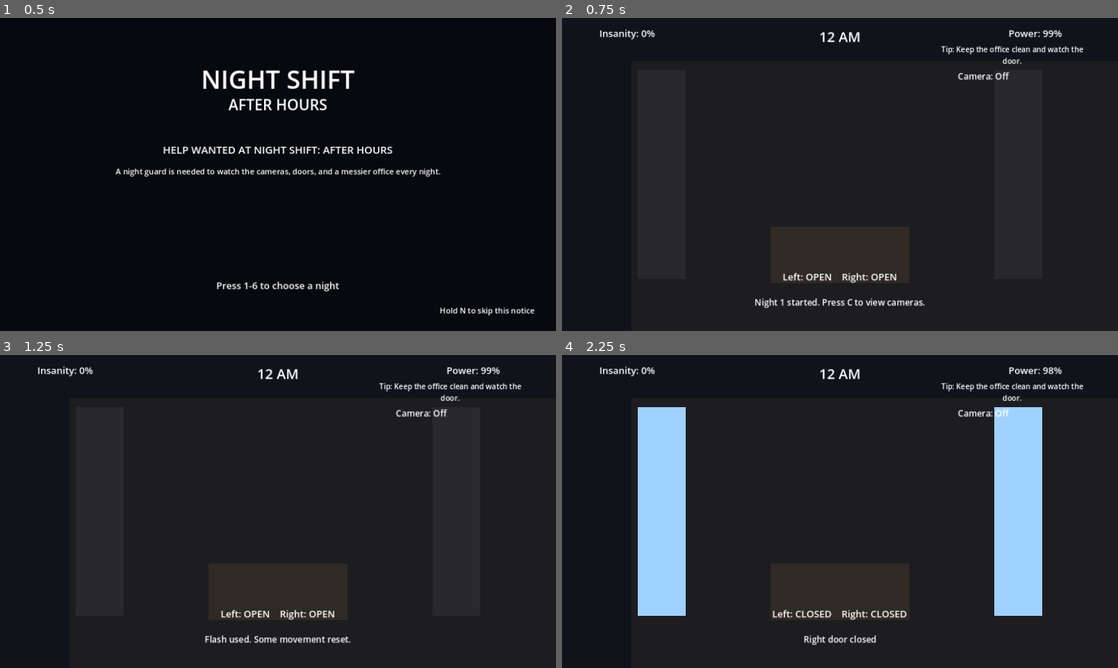
Above: before the commit, frames 1-4 (two rows, left to right).
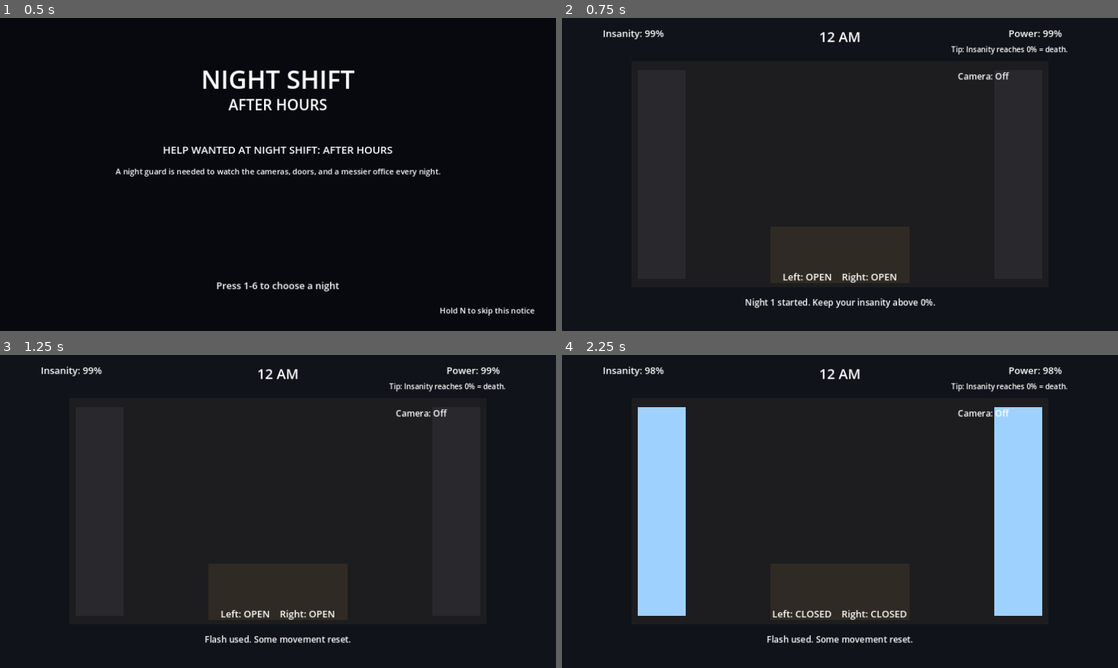
Above: after the commit, the same moments.

Repository: fusoin/Five-night-
Game: Godot game, scene res://scenes/Main.tscn
Same seed, same stepped clock (60 frames per second), same inputs: the game is played once before the commit and once after it.
Inputs:
- Up to frame 1 (0.5 s): no input
- Up to frame 2 (0.75 s): tap Enter at 0.5 s; hold D from 0.53 s (still down); tap 1 at 0.6 s
- Up to frame 3 (1.25 s): keep holding D; tap Space at 0.77, 1.07 s; tap 6 at 0.8 s
- Up to frame 4 (2.25 s): tap Space at 1.25, 1.52, 1.82 s; release D at 1.28 s; hold A 1.28-2.03 s; tap 6 at 1.35 s; tap 0 at 1.55, 2.1 s; tap Enter at 2 s; hold D from 2.03 s (still down)

Frame 1 is identical in both runs. In frame 2, 1.1% of the frame differs, in the area x 6-94%, y 3-93%; in frame 3, 0.6%; in frame 4, 0.9%.

Commit message:
Require six-night completion for payment and make insanity reaching zero a death condition.

Diff:
--- a/scripts/Main.gd
+++ b/scripts/Main.gd
@@ -15,7 +15,8 @@
 var night := 1
 var elapsed := 0.0
 var power := 100.0
-var insanity := 0.0
+# Insanity is a survivability resource: the player starts at 100% and dies at 0%.
+var insanity := 100.0
 var camera_up := false
 var camera_index := 0
 var left_door := false
@@ -49,7 +50,6 @@
 	for child in get_children():
 		child.queue_free()
 	ui.clear()
-
 	var bg := ColorRect.new(); bg.color = Color("08090f"); bg.set_anchors_preset(Control.PRESET_FULL_RECT); add_child(bg)
 	_create_label(self, "NIGHT SHIFT", Vector2(0, 100), Vector2(1280, 80), 58)
 	_create_label(self, "AFTER HOURS", Vector2(0, 175), Vector2(1280, 60), 34)
@@ -57,16 +57,14 @@
 	_create_label(self, "A night guard is needed to watch the cameras, doors, and a messier office every night.", Vector2(0, 340), Vector2(1280, 30), 18)
 	var hold_label := _create_label(self, "Hold N to skip this notice", Vector2(930, 660), Vector2(300, 28), 18)
 	hold_label.horizontal_alignment = HORIZONTAL_ALIGNMENT_RIGHT
-	var nights_label := _create_label(self, "Press 1-6 to choose a night", Vector2(0, 600), Vector2(1280, 32), 22)
-	nights_label.horizontal_alignment = HORIZONTAL_ALIGNMENT_CENTER
+	_create_label(self, "Press 1-6 to choose a night", Vector2(0, 600), Vector2(1280, 32), 22)
 	ui["hold_progress"] = _create_label(self, "", Vector2(0, 570), Vector2(1280, 25), 18)
-	ui["hold_progress"].horizontal_alignment = HORIZONTAL_ALIGNMENT_CENTER
 
 func _start_night(which: int) -> void:
 	night = clampi(which, 1, 6)
 	elapsed = 0.0
 	power = 100.0
-	insanity = 0.0
+	insanity = 100.0
 	camera_up = false
 	camera_index = 0
 	left_door = false
@@ -77,209 +75,141 @@
 	screen = "game"
 	anims = []
 	_add_anim("Bonnie", "left", 5 if night == 1 else 10 if night == 2 else 15 if night == 3 else 25)
-	if night >= 2:
-		_add_anim("Foxy", "left", 12)
-	if night >= 3:
-		_add_anim("Chica", "right", 15 if night == 3 else 25)
-	if night >= 5:
-		_add_anim("Freddy", "right", 25)
-	if night >= 6:
-		_add_anim("Afton", "both", 50)
+	if night >= 2: _add_anim("Foxy", "left", 12)
+	if night >= 3: _add_anim("Chica", "right", 15 if night == 3 else 25)
+	if night >= 5: _add_anim("Freddy", "right", 25)
+	if night >= 6: _add_anim("Afton", "both", 50)
 	_build_game_ui()
 
 func _add_anim(name: String, side: String, ai: int) -> void:
-	anims.append({
-		"name": name,
-		"side": side,
-		"ai": ai,
-		"phase": 0,
-		"timer": randf_range(2.0, 7.5),
-		"laughs": 0,
-		"cooldown": 0.0
-	})
+	anims.append({"name": name, "side": side, "ai": ai, "phase": 0, "timer": randf_range(2.0, 7.5), "laughs": 0})
 
 func _build_game_ui() -> void:
-	for child in get_children():
-		child.queue_free()
+	for child in get_children(): child.queue_free()
 	ui.clear()
-
 	var bg := ColorRect.new(); bg.color = Color("11131a"); bg.set_anchors_preset(Control.PRESET_FULL_RECT); add_child(bg)
-	var office := ColorRect.new(); office.color = Color("1d1d20"); office.set_anchors_and_offsets_preset(Control.PRESET_FULL_RECT, Control.PRESET_MODE_MINSIZE, 0); office.position = Vector2(160, 100); office.size = Vector2(960, 520); add_child(office)
-	office_rect = office
+	var office := ColorRect.new(); office.color = Color("1d1d20"); office.position = Vector2(160, 100); office.size = Vector2(960, 520); add_child(office); office_rect = office
 	var desk := ColorRect.new(); desk.color = Color("302a24"); desk.position = Vector2(480, 480); desk.size = Vector2(320, 130); add_child(desk)
-	left_door_rect = ColorRect.new(); left_door_rect.color = Color("28282d"); left_door_rect.position = Vector2(175, 120); left_door_rect.size = Vector2(110, 480); add_child(left_door_rect)
-	right_door_rect = ColorRect.new(); right_door_rect.color = Color("28282d"); right_door_rect.position = Vector2(995, 120); right_door_rect.size = Vector2(110, 480); add_child(right_door_rect)
-
+	left_door_rect = ColorRect.new(); left_door_rect.position = Vector2(175, 120); left_door_rect.size = Vector2(110, 480); add_child(left_door_rect)
+	right_door_rect = ColorRect.new(); right_door_rect.position = Vector2(995, 120); right_door_rect.size = Vector2(110, 480); add_child(right_door_rect)
 	ui["clock"] = _create_label(self, "12 AM", Vector2(530, 20), Vector2(220, 40), 32)
 	ui["power"] = _create_label(self, "Power: 100%", Vector2(980, 20), Vector2(220, 35), 22)
-	ui["insanity"] = _create_label(self, "Insanity: 0%", Vector2(40, 20), Vector2(220, 35), 22)
+	ui["insanity"] = _create_label(self, "Insanity: 100%", Vector2(40, 20), Vector2(250, 35), 22)
 	ui["door_status"] = _create_label(self, "Left: OPEN    Right: OPEN", Vector2(350, 580), Vector2(580, 40), 22)
 	ui["camera"] = _create_label(self, "Camera: Stage", Vector2(720, 120), Vector2(500, 300), 20)
-	ui["tip"] = _create_label(self, "Tip: Keep the office clean and watch the door.", Vector2(860, 60), Vector2(340, 40), 17)
+	ui["tip"] = _create_label(self, "Tip: Insanity reaches 0% = death.", Vector2(860, 60), Vector2(340, 40), 17)
 	ui["phone"] = _create_label(self, "", Vector2(30, 470), Vector2(350, 150), 16)
-	ui["status"] = _create_label(self, "Night 1 started. Press C to view cameras.", Vector2(160, 640), Vector2(960, 40), 20)
+	ui["status"] = _create_label(self, "Night %d started. Keep your insanity above 0%%." % night, Vector2(160, 640), Vector2(960, 40), 20)
 	_update_ui()
 
 func _process(delta: float) -> void:
 	if screen == "menu":
 		if Input.is_key_pressed(KEY_N):
 			title_skip_hold += delta
-			if "hold_progress" in ui:
-				ui["hold_progress"].text = "Skipping notice: %d%%" % int(min(100.0, (title_skip_hold / 1.2) * 100.0))
-			if title_skip_hold >= 1.2:
-				_start_night(1)
+			if "hold_progress" in ui: ui["hold_progress"].text = "Skipping notice: %d%%" % int(min(100.0, title_skip_hold / 1.2 * 100.0))
+			if title_skip_hold >= 1.2: _start_night(1)
 		else:
 			title_skip_hold = 0.0
-			if "hold_progress" in ui:
-				ui["hold_progress"].text = ""
-		return
-
-	if screen != "game" or game_over or won:
-		return
+			if "hold_progress" in ui: ui["hold_progress"].text = ""
+		return
+	if screen != "game" or game_over or won: return
 
 	elapsed += delta
 	power = max(0.0, power - (0.45 + (0.35 if camera_up else 0.0) + (0.25 if left_door else 0.0) + (0.25 if right_door else 0.0)) * delta)
-	insanity = max(0.0, insanity - delta * 0.7)
-	if power <= 0:
+	# Insanity slowly falls throughout the night; looking through cameras accelerates it.
+	insanity = max(0.0, insanity - delta * (1.2 if camera_up else 0.7))
+	if insanity <= 0.0:
+		_lose("Your insanity reached 0%. The darkness took over.")
+		return
+	if power <= 0.0:
 		_lose("The power died. Something is breathing in the dark.")
 		return
-
 	if not phone_shown and elapsed >= 3.0:
-		phone_shown = true
-		ui["phone"].text = "PHONE CALL\n" + PHONE_CALLS[night]
-
+		phone_shown = true; ui["phone"].text = "PHONE CALL\n" + PHONE_CALLS[night]
 	_update_anim_ai(delta)
 	_update_ui()
-
-	if elapsed >= NIGHT_LENGTH:
-		_won_screen()
+	if elapsed >= NIGHT_LENGTH: _won_screen()
 
 func _update_anim_ai(delta: float) -> void:
 	for anim in anims:
 		anim["timer"] -= delta
-		if anim["timer"] > 0.0:
-			continue
-		var chance := (float(anim["ai"]) / 50.0) * (0.35 + elapsed / NIGHT_LENGTH)
+		if anim["timer"] > 0.0: continue
+		var chance := float(anim["ai"]) / 50.0 * (0.35 + elapsed / NIGHT_LENGTH)
 		anim["timer"] = max(1.2, 8.5 - float(anim["ai"]) / 7.0)
-		if randf() > chance:
-			continue
+		if randf() > chance: continue
 		anim["phase"] += 1
 		if anim["name"] == "Freddy":
-			anim["laughs"] += 1
-			ui["status"].text = "Freddy laughs %d/5. Keep the flashlight ready." % anim["laughs"]
+			anim["laughs"] += 1; ui["status"].text = "Freddy laughs %d/5. Keep the flashlight ready." % anim["laughs"]
 		if anim["phase"] >= 4:
 			if anim["name"] == "Foxy" or anim["name"] == "Afton":
-				if left_door or right_door:
-					_lose(anim["name"] + " hit the door. Flash the hallway sooner next time.")
-					return
-				_lose(anim["name"] + " is in the office.")
+				if left_door or right_door: _lose(anim["name"] + " hit the door. Flash the hallway sooner next time.")
+				else: _lose(anim["name"] + " is in the office.")
 				return
-			if anim["side"] == "left" and not left_door:
-				_lose(anim["name"] + " reached the left side open door.")
-				return
-			if anim["side"] == "right" and not right_door:
-				_lose(anim["name"] + " reached the right side open door.")
-				return
+			if anim["side"] == "left" and not left_door: _lose(anim["name"] + " reached the left side open door."); return
+			if anim["side"] == "right" and not right_door: _lose(anim["name"] + " reached the right side open door."); return
 			anim["phase"] = 2
 
 func _update_ui() -> void:
 	if "clock" in ui:
-		var hour_index := int(min(6, elapsed / 15.0))
-		var clock_names := ["12 AM", "1 AM", "2 AM", "3 AM", "4 AM", "5 AM", "6 AM"]
-		ui["clock"].text = clock_names[hour_index]
-	if "power" in ui:
-		ui["power"].text = "Power: %d%%" % int(power)
-	if "insanity" in ui:
-		ui["insanity"].text = "Insanity: %d%%" % int(insanity)
-	if "door_status" in ui:
-		ui["door_status"].text = "Left: %s    Right: %s" % ["CLOSED" if left_door else "OPEN", "CLOSED" if right_door else "OPEN"]
-	if left_door_rect:
-		left_door_rect.color = Color("9fd1ff") if left_door else Color("28282d")
-	if right_door_rect:
-		right_door_rect.color = Color("9fd1ff") if right_door else Color("28282d")
+		ui["clock"].text = ["12 AM", "1 AM", "2 AM", "3 AM", "4 AM", "5 AM", "6 AM"][int(min(6, elapsed / 15.0))]
+	if "power" in ui: ui["power"].text = "Power: %d%%" % int(power)
+	if "insanity" in ui: ui["insanity"].text = "Insanity: %d%%" % int(insanity)
+	if "door_status" in ui: ui["door_status"].text = "Left: %s    Right: %s" % ["CLOSED" if left_door else "OPEN", "CLOSED" if right_door else "OPEN"]
+	if left_door_rect: left_door_rect.color = Color("9fd1ff") if left_door else Color("28282d")
+	if right_door_rect: right_door_rect.color = Color("9fd1ff") if right_door else Color("28282d")
 	if "camera" in ui:
 		if camera_up:
-			var file_text := "Camera: %s" % ROOMS[camera_index]
-			var movement_text := "No movement detected."
+			var movement := "No movement detected."
 			for anim in anims:
-				if anim["phase"] > 0:
-					movement_text = "%s: phase %d" % [anim["name"], anim["phase"]]
-					break
-			ui["camera"].text = "%s\n%s\n\n[Q/E] Change camera  [SPACE] Flash" % [file_text, movement_text]
-		else:
-			ui["camera"].text = "Camera: Off"
+				if anim["phase"] > 0: movement = "%s: phase %d" % [anim["name"], anim["phase"]]; break
+			ui["camera"].text = "Camera: %s\n%s\n\n[Q/E] Change camera  [SPACE] Flash" % [ROOMS[camera_index], movement]
+		else: ui["camera"].text = "Camera: Off"
 
 func _unhandled_input(event: InputEvent) -> void:
-	if event is not InputEventKey or not event.pressed or event.echo:
-		return
-
+	if event is not InputEventKey or not event.pressed or event.echo: return
 	if screen == "menu":
-		if event.keycode >= KEY_1 and event.keycode <= KEY_6:
-			_start_night(int(event.keycode - KEY_0))
+		if event.keycode >= KEY_1 and event.keycode <= KEY_6: _start_night(int(event.keycode - KEY_0))
 		return
 	if screen != "game" or game_over or won:
-		if event.keycode == KEY_R:
-			_show_menu()
+		if event.keycode == KEY_R: _show_menu()
 		return
 	match event.keycode:
-		KEY_A:
-			left_door = not left_door
-			ui["status"].text = "Left door %s" % ("closed" if left_door else "opened")
-		KEY_D:
-			right_door = not right_door
-			ui["status"].text = "Right door %s" % ("closed" if right_door else "opened")
-		KEY_C:
-			camera_up = not camera_up
-			ui["status"].text = "Camera monitor %s" % ("on" if camera_up else "off")
-		KEY_Q:
-			camera_index = wrapi(camera_index - 1, 0, ROOMS.size())
-		KEY_E:
-			camera_index = wrapi(camera_index + 1, 0, ROOMS.size())
-		KEY_SPACE:
-			_flash()
-		KEY_F:
-			insanity = max(0.0, insanity - 5.0)
-			ui["status"].text = "The office is cleaner."
-		KEY_1, KEY_2, KEY_3, KEY_4:
-			_eat_snack(event.keycode == KEY_2 or event.keycode == KEY_4)
+		KEY_A: left_door = not left_door
+		KEY_D: right_door = not right_door
+		KEY_C: camera_up = not camera_up
+		KEY_Q: camera_index = wrapi(camera_index - 1, 0, ROOMS.size())
+		KEY_E: camera_index = wrapi(camera_index + 1, 0, ROOMS.size())
+		KEY_SPACE: _flash()
+		KEY_F: insanity = min(100.0, insanity + 2.0); ui["status"].text = "The office is cleaner."
+		KEY_1, KEY_2, KEY_3, KEY_4: _eat_snack(event.keycode == KEY_2 or event.keycode == KEY_4)
 	_update_ui()
 
 func _eat_snack(opened: bool) -> void:
-	if opened:
-		insanity = min(100.0, insanity + 10.0)
-		ui["status"].text = "You ate an open snack. Insanity +10%."
-	else:
-		insanity = max(0.0, insanity - 10.0)
-		ui["status"].text = "You ate a sealed snack. Insanity -10%."
+	if opened: insanity = min(100.0, insanity + 10.0); ui["status"].text = "You ate an open snack. Insanity +10%."
+	else: insanity = min(100.0, insanity + 10.0); ui["status"].text = "You ate a sealed snack. Insanity restored +10%."
 
 func _flash() -> void:
 	for anim in anims:
-		if anim["name"] == "Foxy" and anim["phase"] > 0:
-			anim["phase"] = 0
-			anim["timer"] = 8.0
-		if anim["name"] == "Freddy" and anim["phase"] > 0:
-			anim["phase"] = 0
-			anim["timer"] = 9.0
-		if anim["name"] == "Chica" and anim["phase"] > 0:
-			anim["phase"] = 0
-			anim["timer"] = 8.0
+		if anim["name"] in ["Foxy", "Freddy", "Chica", "Afton"] and anim["phase"] > 0:
+			anim["phase"] = 0; anim["timer"] = 8.0
 	ui["status"].text = "Flash used. Some movement reset."
 
 func _won_screen() -> void:
 	won = true
-	for child in get_children():
-		child.queue_free()
+	for child in get_children(): child.queue_free()
 	var bg := ColorRect.new(); bg.color = Color("07140b"); bg.set_anchors_preset(Control.PRESET_FULL_RECT); add_child(bg)
 	_create_label(self, "6 AM", Vector2(0, 140), Vector2(1280, 80), 60)
 	_create_label(self, "Night %d complete" % night, Vector2(0, 240), Vector2(1280, 40), 28)
-	_create_label(self, "Your check: $2,228\nPress R to return to the main menu", Vector2(0, 340), Vector2(1280, 100), 26)
+	if night == 6:
+		_create_label(self, "You beat all six nights!\nYour check: $2,228", Vector2(0, 340), Vector2(1280, 100), 26)
+	else:
+		_create_label(self, "Night %d complete.\nNo check yet — beat Night 6 to get paid." % night, Vector2(0, 340), Vector2(1280, 100), 26)
+	_create_label(self, "Press R to return to the main menu", Vector2(0, 600), Vector2(1280, 40), 24)
 
 func _lose(reason: String) -> void:
-	if game_over:
-		return
+	if game_over: return
 	game_over = true
-	for child in get_children():
-		child.queue_free()
+	for child in get_children(): child.queue_free()
 	var bg := ColorRect.new(); bg.color = Color("2a0708"); bg.set_anchors_preset(Control.PRESET_FULL_RECT); add_child(bg)
 	_create_label(self, "!!! JUMPSCARE !!!", Vector2(0, 110), Vector2(1280, 80), 60)
 	_create_label(self, reason, Vector2(0, 240), Vector2(1280, 110), 26)
